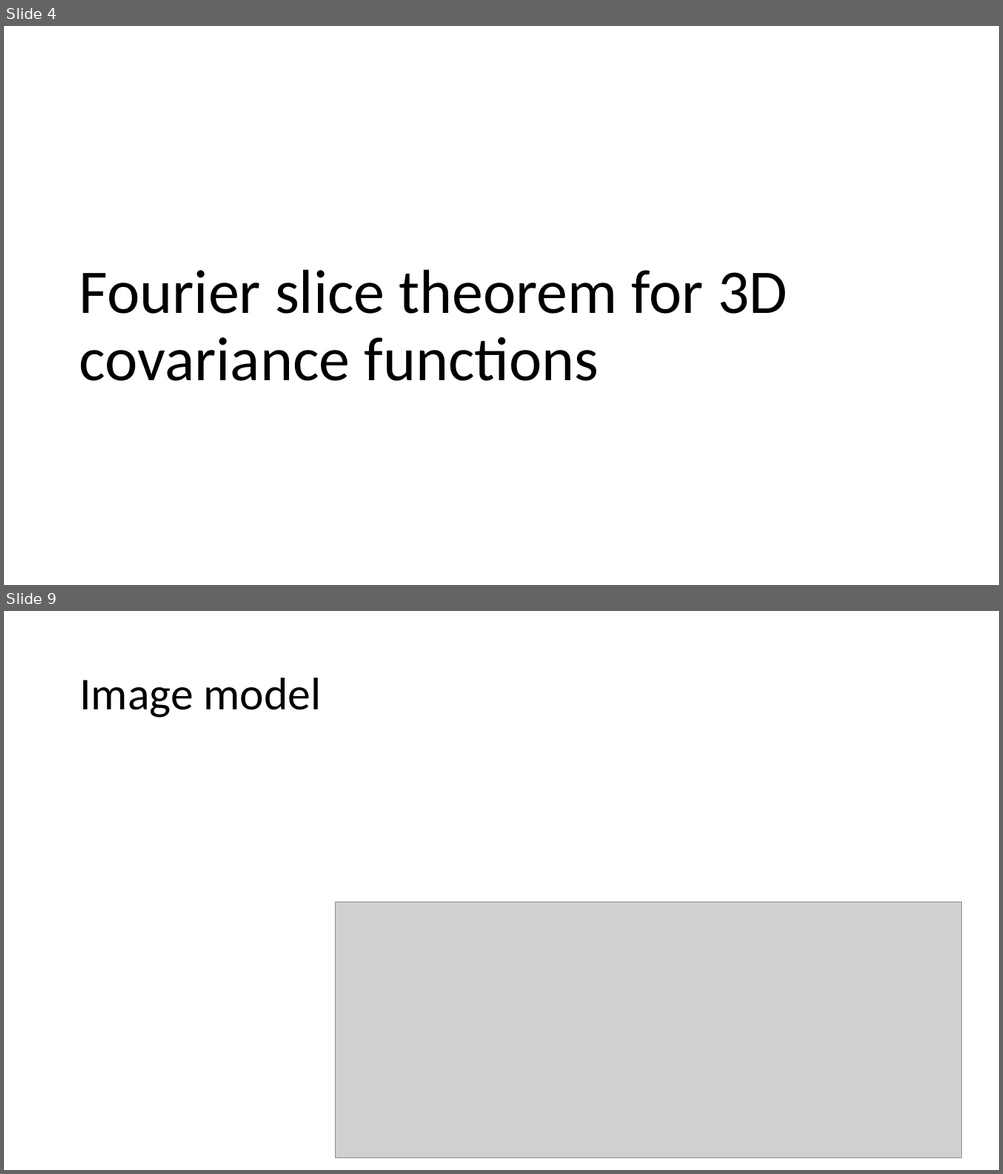
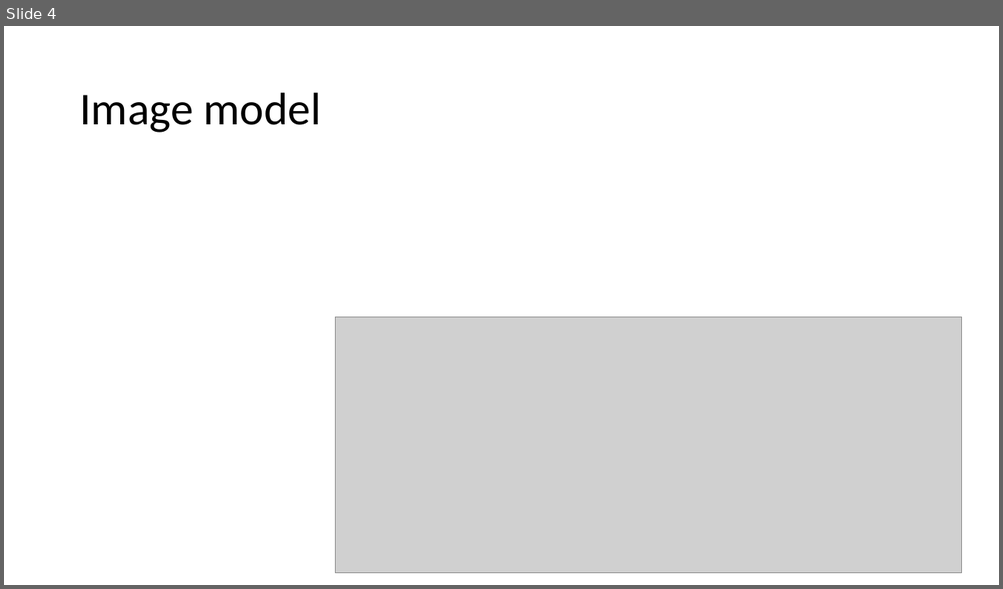
Before and after one commit to sabid-cryoem/sabid-cryoem.github.io, a slide deck: assets/slides/Directly reconstructing principal components of 3D protein structure density map from 2D cryo-EM projection images by 2SDR method.pptx. Shown one above the other, each under a label of ours: slides 4 and 9 before the commit, slide 4 after it; the slides between them are not shown. The pictures are 1003x1174 and 1003x589 pixels, drawn with LibreOffice and Linux fonts; fonts in the diff are those of the drawing; grey boxes stand for pictures. Boxes give left, top, right and bottom in pixels: in the first picture for what was removed or moved away, otherwise in the second. Text is boxed around its words. In the diff, an @@ line names an element or a change of style, - is before the commit and + after.

```diff
--- a/assets/slides/Directly reconstructing principal components of 3D protein structure density map from 2D cryo-EM projection images by 2SDR method.pptx
+++ b/assets/slides/Directly reconstructing principal components of 3D protein structure density map from 2D cryo-EM projection images by 2SDR method.pptx
@@ slide 4 removed at (4,26,999,585), background #FFFFFF @@
@@ title removed at (79,269,787,381) @@
-Fourier slice theorem for 3D covariance functions
@@ what was slide 9 is now slide 4 @@
```
Also in this commit, not shown: 11 slides changed, 10 slides added, 5 other slides removed, 1 other file.
